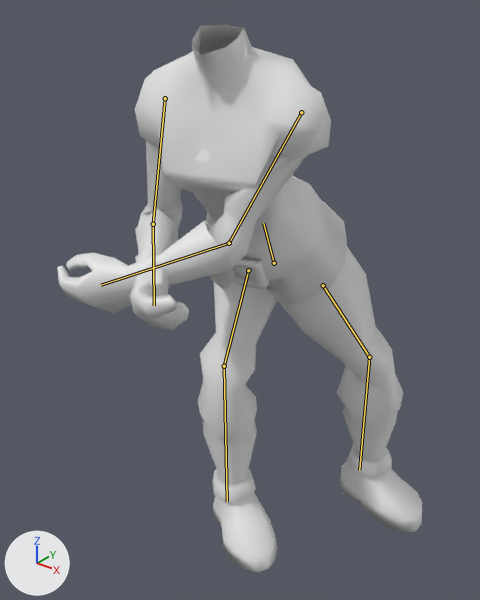
What one commit did to the glTF model public/models/human/human_female.glb.
The view is the same before and after, from a camera (50 mm lens) standing at (3.23, -4.15, 5.05) and looking at (0.12, -0.26, 2.64). Every picture has the same lights, and +X, +Y and +Z are marked at lower left. The first picture is the older version. Both versions are drawn at frame 713 of the action 'FemaleActions'; the numbers are the values there. The bones that change, and the others that lie on the model, are drawn over the model as lines.

Objects in the first picture: 'FEMALE_1'.
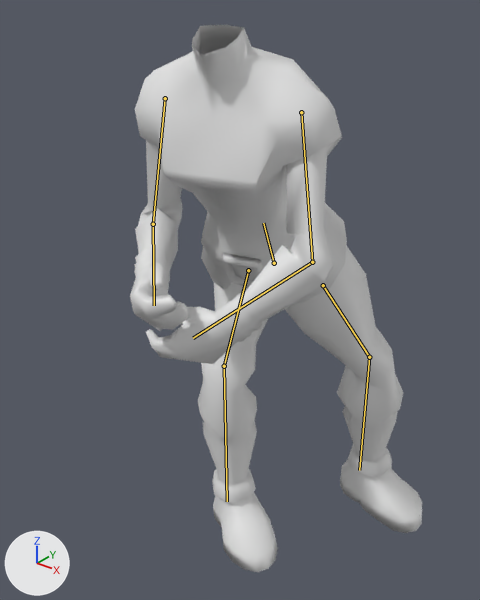
Where the change shows, as pixel boxes [x1, y1, x2, y2] in the pictures (480 x 600 px):
'FEMALE_1', posed (20% narrower): before [57, 25, 422, 572]; after [130, 25, 422, 572]
bone 'Arm.L', root to tip: before (301, 112) to (229, 243); after (301, 112) to (312, 262)
bone 'Arml.L', root to tip: before (229, 243) to (101, 285); after (312, 262) to (193, 338)

The edits, one by one:
Bone 'Arm.L' (bone_arm_l) turns from (37, -27, 42) to (-1, -11, 51) degrees about its own x, y and z.
Bone 'Arml.L' (bone_arml_l) turns from (43, 30, 13) to (60, 12, 19) degrees about its own x, y and z.
